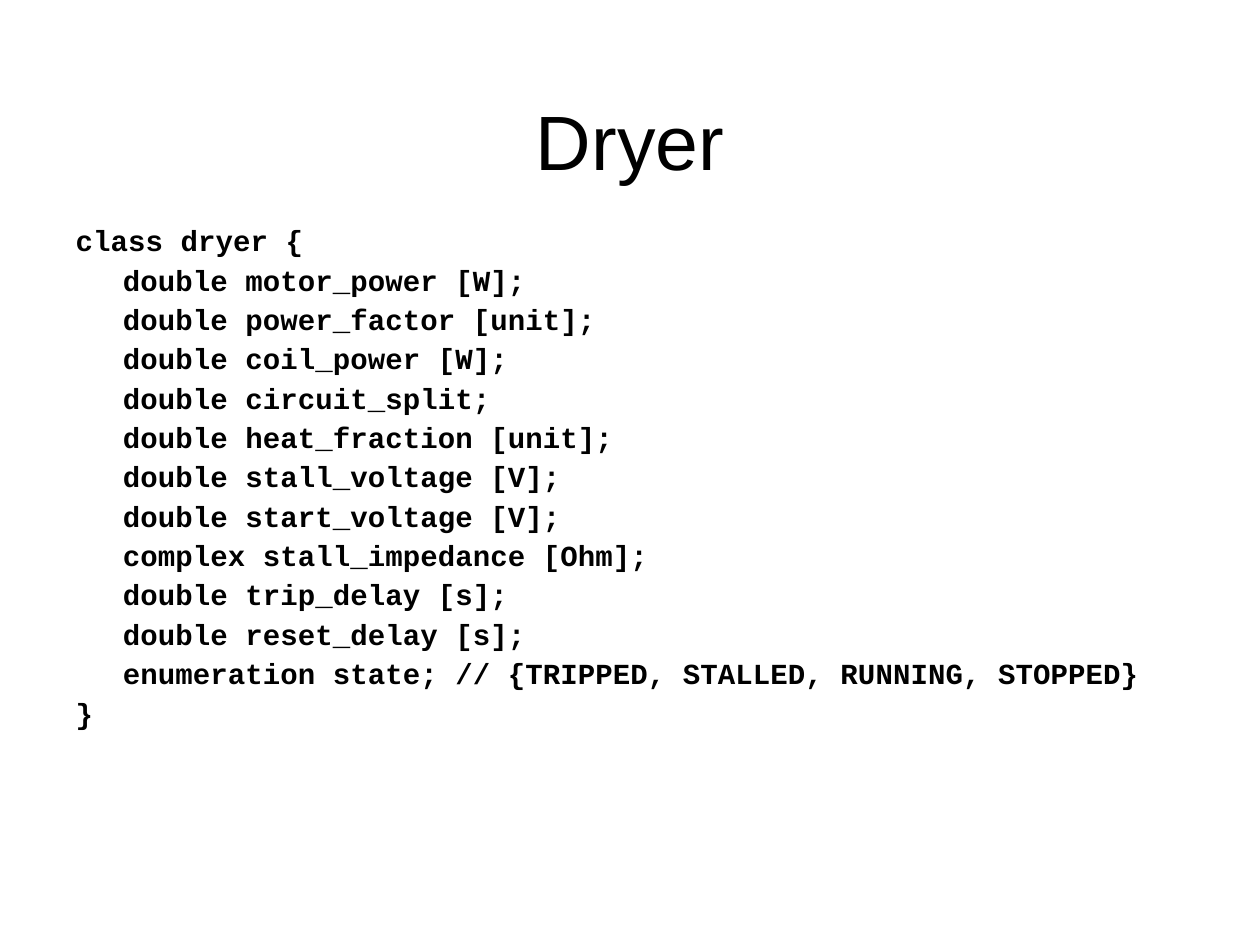
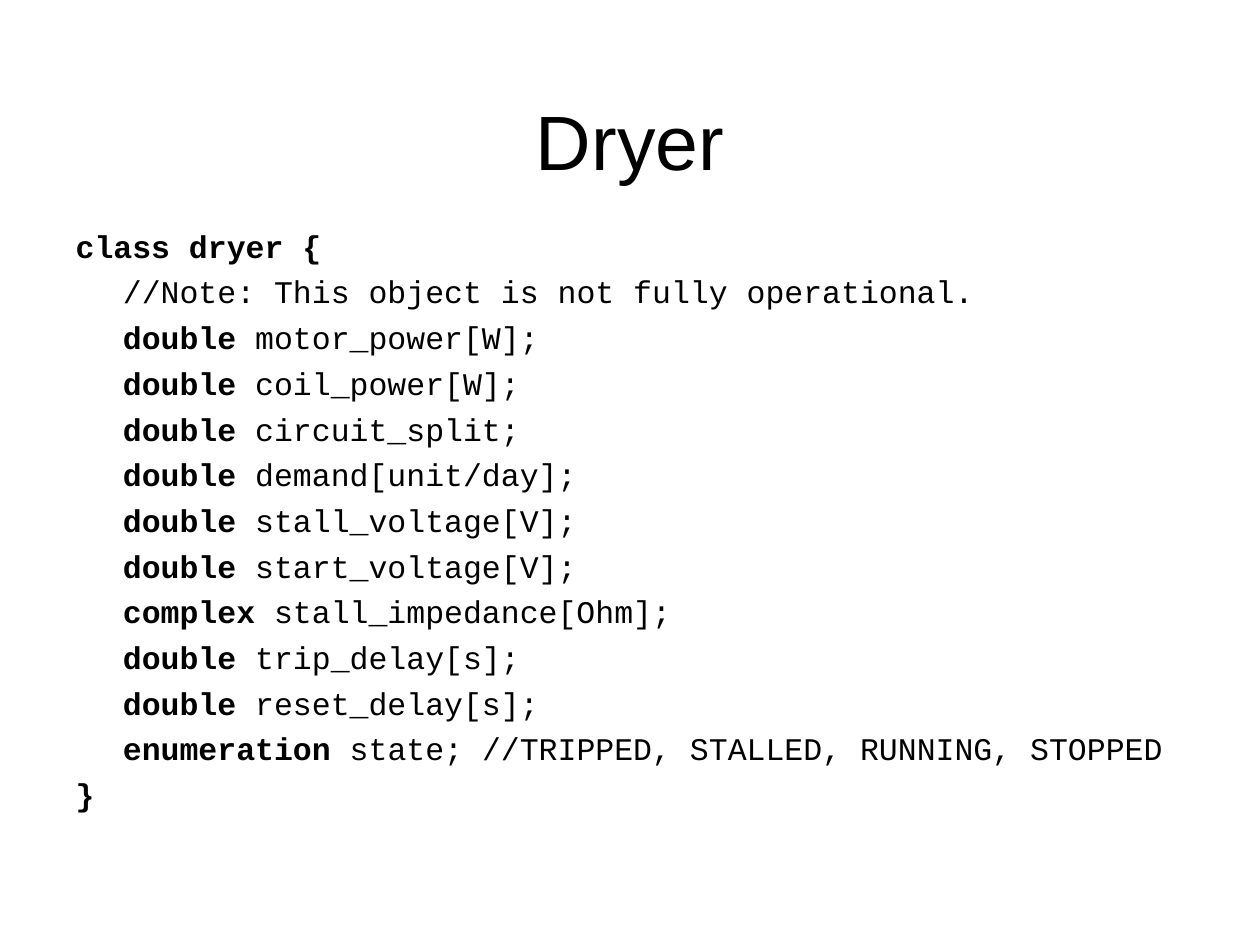
Before and after one commit to gridlab-d/course, a slide deck: slide 24 of Short_6_21_2010/4.4 - Residential.ppt (slide 22 before the commit). Drawn at 1260x945 pixels with LibreOffice and Linux fonts; fonts in the diff are those of the drawing; background and template pictures are left out. Boxes give left, top, right and bottom in pixels: in the first picture for what was removed or moved away, otherwise in the second. Text is boxed around its words. In the diff, an @@ line names an element or a change of style, - is before the commit and + after.

```diff
--- a/Short_6_21_2010/4.4 - Residential.ppt
+++ b/Short_6_21_2010/4.4 - Residential.ppt
@@ text at [76, 235, 520, 448]: size 16.6 to 18 pt in "class dryer {", "double circuit_split;", "}"; bold off in "circuit_split;"; line spacing 0.9 to 1 @@
@@ text at [123, 281, 974, 402]: text changed; size 16.6 to 18 pt; bold off @@
-double motor_power [W];
-double power_factor [unit];
-double coil_power [W];
+//Note: This object is not fully operational.
+double motor_power[W];
+double coil_power[W];
@@ text at [123, 464, 1162, 766]: text changed; size 16.6 to 18 pt; bold off @@
-double heat_fraction [unit];
-double stall_voltage [V];
-double start_voltage [V];
-complex stall_impedance [Ohm];
-double trip_delay [s];
-double reset_delay [s];
-enumeration state; // {TRIPPED, STALLED, RUNNING, STOPPED}
+double demand[unit/day];
+double stall_voltage[V];
+double start_voltage[V];
+complex stall_impedance[Ohm];
+double trip_delay[s];
+double reset_delay[s];
+enumeration state; //TRIPPED, STALLED, RUNNING, STOPPED
```
Also in this commit, not shown: 19 other slides changed, 7 slides added, 1 slide removed, 1 other file.
